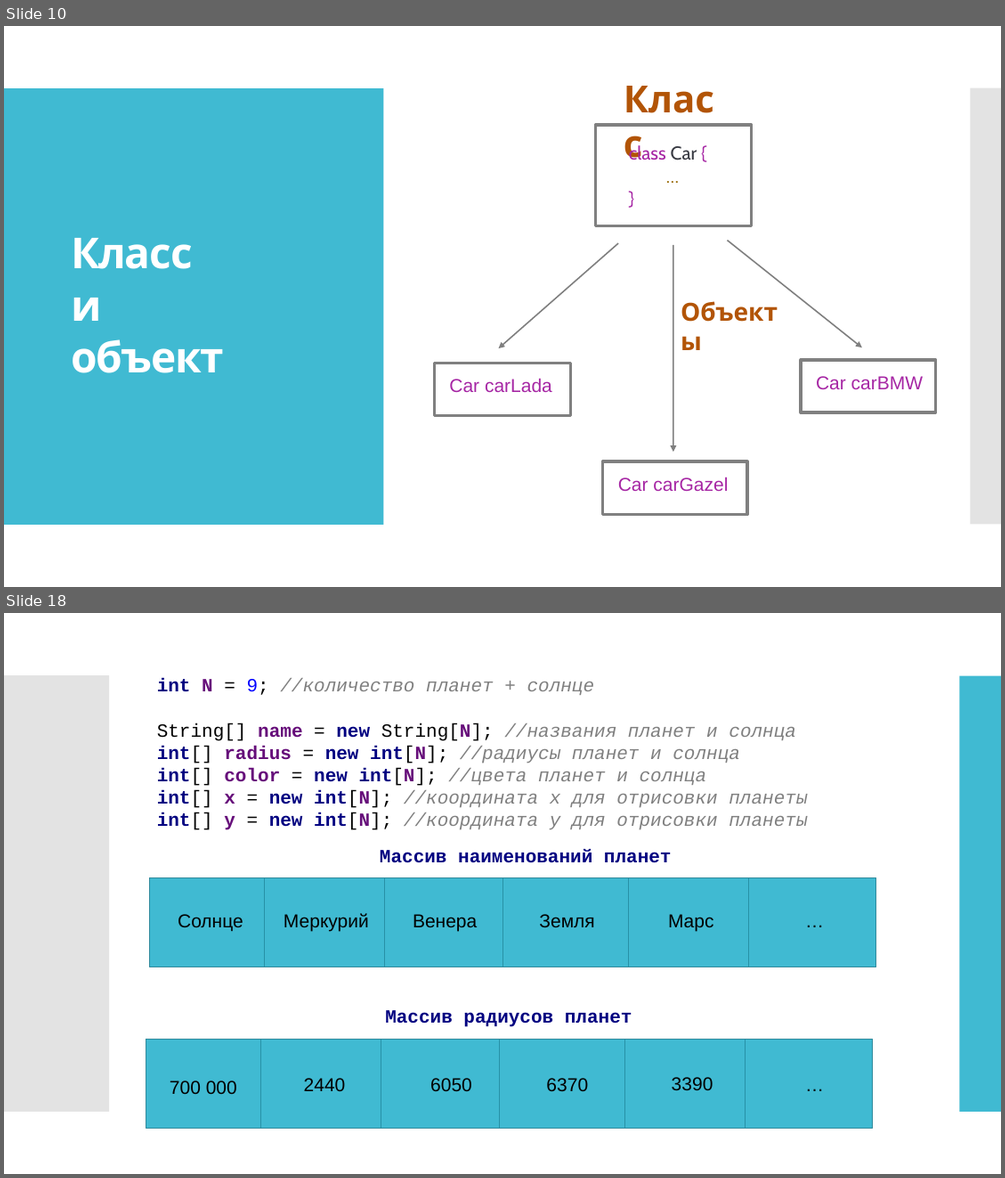
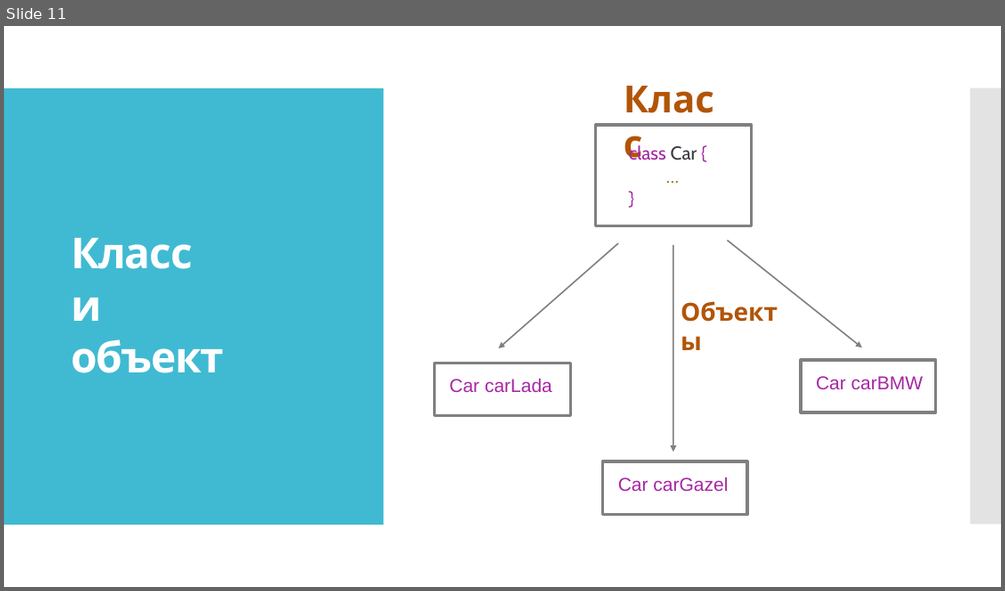
Before and after one commit to IriEfremova/LessonsCube, a slide deck: Samsung/Lesson10/OOP.pptx. Shown one above the other, each under a label of ours: slides 10 and 18 before the commit, slide 11 after it; the slides between them are not shown. The pictures are 1005x1178 and 1005x591 pixels, drawn with LibreOffice and Linux fonts; fonts in the diff are those of the drawing. Boxes give left, top, right and bottom in pixels: in the first picture for what was removed or moved away, otherwise in the second. Text is boxed around its words. In the diff, an @@ line names an element or a change of style, - is before the commit and + after.

```diff
--- a/Samsung/Lesson10/OOP.pptx
+++ b/Samsung/Lesson10/OOP.pptx
@@ slide 18 removed at [4,613,1001,1174], background #FFFFFF; not listed: 2 template elements that a slide beside it also shows @@
@@ rectangle removed at [4,613,1001,1174] @@
@@ rectangle removed at [4,675,286,1111] @@
@@ rectangle removed at [4,675,109,1111] @@
@@ text removed at [157,678,807,830] @@
-int N = 9; //количество планет + солнце
-String[] name = new String[N]; //названия планет и солнца
-int[] radius = new int[N]; //радиусы планет и солнца
-int[] color = new int[N]; //цвета планет и солнца
-int[] x = new int[N]; //координата х для отрисовки планеты
-int[] y = new int[N]; //координата y для отрисовки планеты
@@ rectangle removed at [960,676,1001,1111] @@
@@ rectangle removed at [971,675,1001,1111] @@
@@ text removed at [380,849,672,863] @@
-Массив наименований планет
@@ group removed at [150,877,877,966]: 6 texts, 5 lines, 1 rectangle @@
-Солнце
-Меркурий
-Венера
-Земля
-Марс
-…
@@ text removed at [385,1010,632,1027] @@
-Массив радиусов планет
@@ group removed at [146,1039,873,1128]: 5 lines, 1 rectangle @@
@@ text removed at [170,1080,237,1094] @@
-700 000
@@ text removed at [304,1078,346,1091] @@
-2440
@@ text removed at [430,1078,472,1091] @@
-6050
@@ text removed at [546,1078,588,1091] @@
-6370
@@ text removed at [672,1077,713,1090] @@
-3390
@@ text removed at [798,1069,832,1098] @@
-…
@@ what was slide 10 is now slide 11 @@
```
Also in this commit, not shown: 3 slides changed, 6 slides added, 8 other slides removed, 1 other file.
